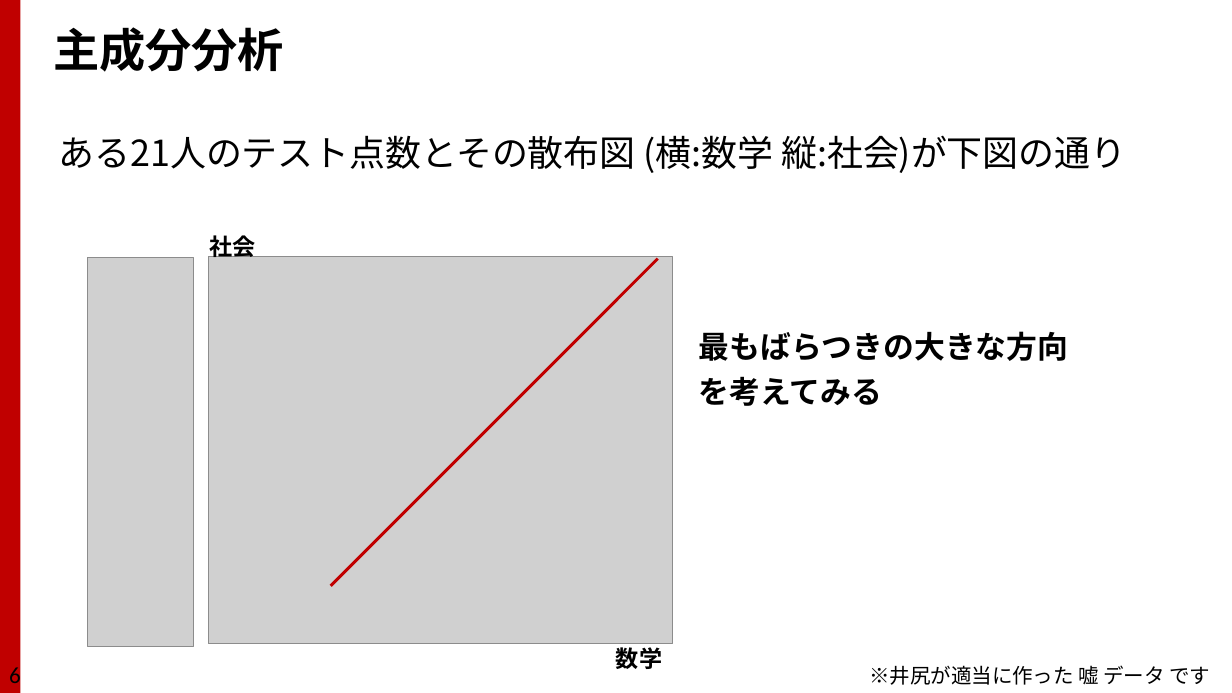
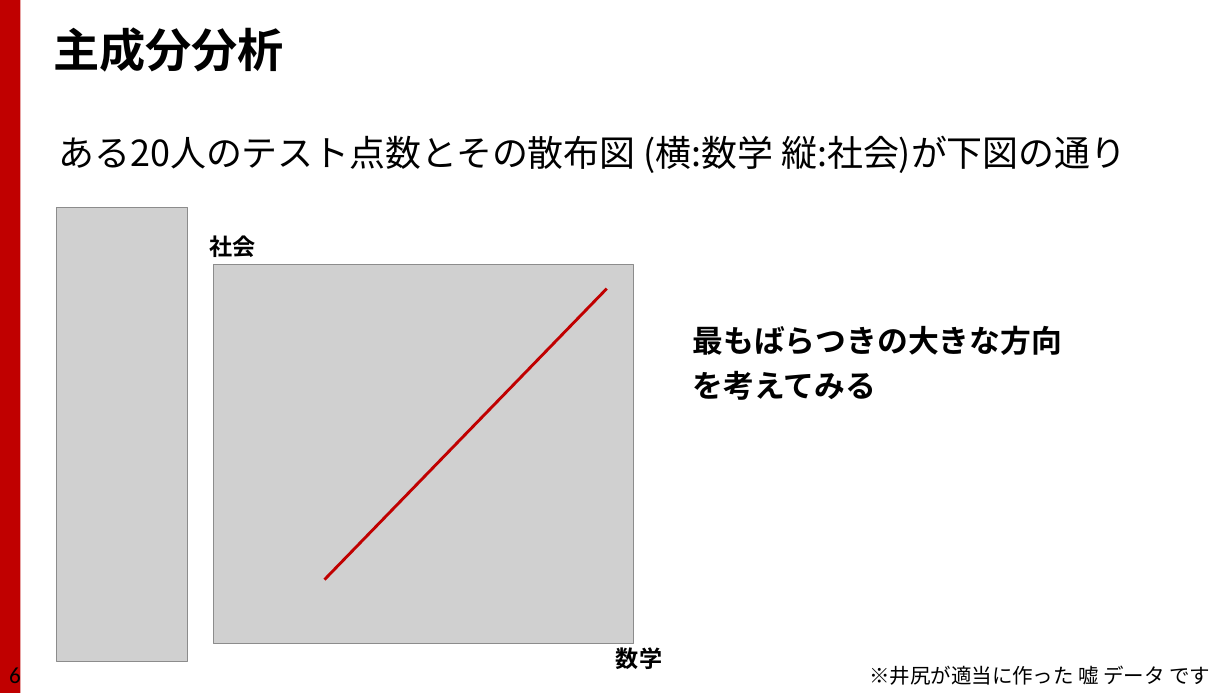
Before and after one commit to TakashiIjiri/TakashiIjiri.github.io, a slide deck: slide 6 of classes/cv/cv8.pptx. Drawn at 1232x693 pixels with LibreOffice and Linux fonts; fonts in the diff are those of the drawing; grey boxes stand for pictures. Boxes give left, top, right and bottom in pixels: in the first picture for what was removed or moved away, otherwise in the second. Text is boxed around its words. In the diff, an @@ line names an element or a change of style, - is before the commit and + after.

```diff
--- a/classes/cv/cv8.pptx
+++ b/classes/cv/cv8.pptx
@@ text at (59,135,1126,173): text changed @@
-ある21人のテスト点数とその散布図 (横:数学 縦:社会)が下図の通り
+ある20人のテスト点数とその散布図 (横:数学 縦:社会)が下図の通り
@@ picture: place and size @@
-picture at (87,257,193,646)
+picture at (56,207,188,661)
@@ picture: place and size @@
-picture at (208,257,673,644)
+picture at (213,265,634,644)
@@ line moved from (331, 586) - (658, 259) to (324, 579) - (607, 288) @@
@@ text "最もばらつきの大きな方向": place and size @@
-text "最もばらつきの大きな方向" at (699,331,1069,406)
+text "最もばらつきの大きな方向" at (693,325,1063,400)
```
Also in this commit, not shown: 14 other slides changed, 1 other file.
